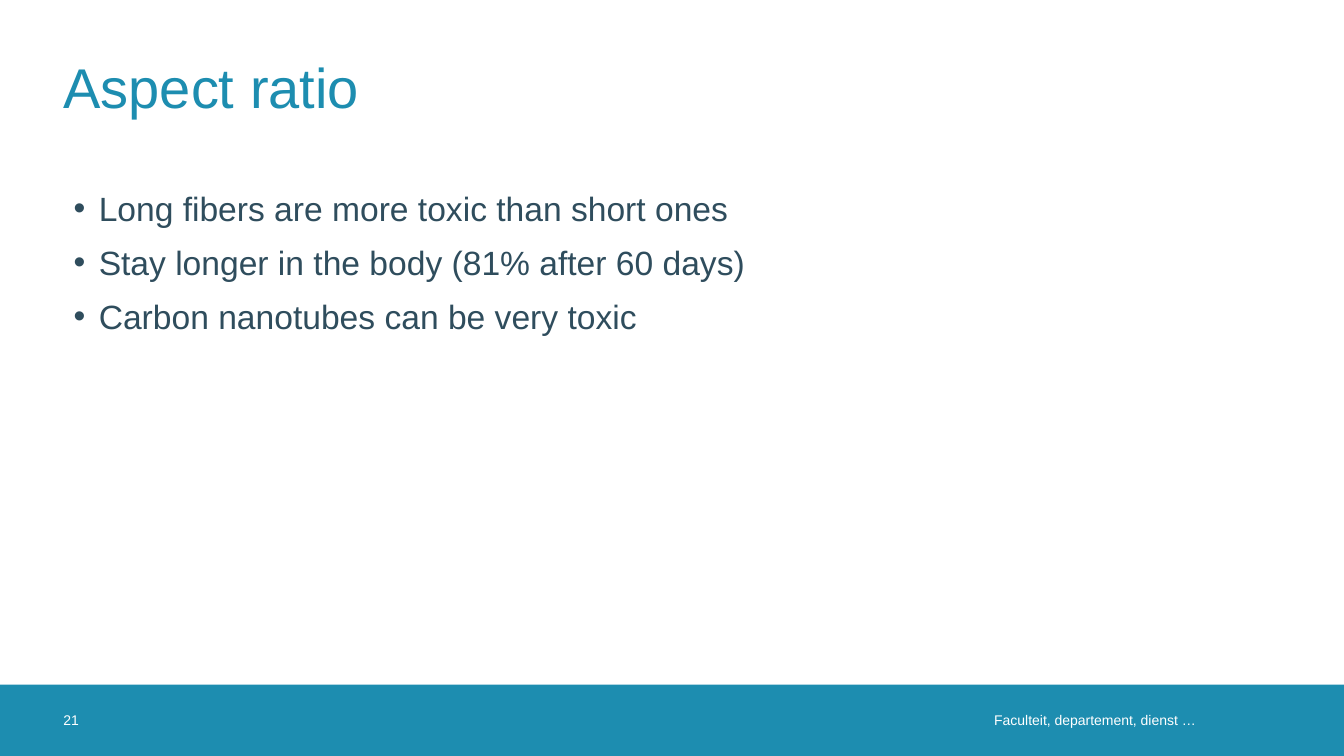
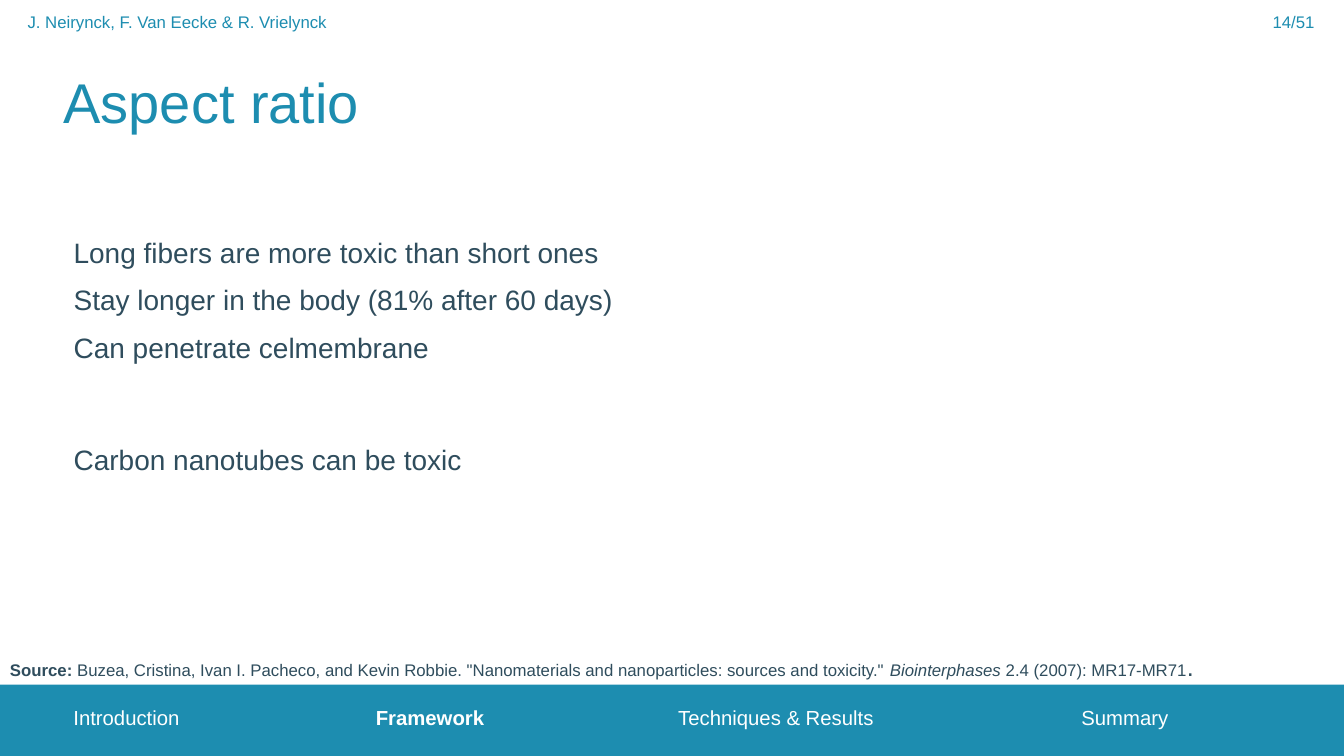
Before and after one commit to FrederikVanEecke/PresentationClusters, a slide deck: slide 14 of NanoparticleToxicity.pptx (slide 21 before the commit). Drawn at 1344x756 pixels with LibreOffice and Linux fonts; fonts in the diff are those of the drawing; background and template pictures are left out. Boxes give left, top, right and bottom in pixels: in the first picture for what was removed or moved away, otherwise in the second. Text is boxed around its words. In the diff, an @@ line names an element or a change of style, - is before the commit and + after.

```diff
--- a/NanoparticleToxicity.pptx
+++ b/NanoparticleToxicity.pptx
@@ text added at [28, 16, 326, 32], 12 pt, text #1D8DB0 @@
+J. Neirynck, F. Van Eecke & R. Vrielynck
@@ page number added at [1273, 16, 1315, 28], 12 pt, text #1D8DB0 @@
+14/51
@@ title "Aspect ratio": place and size @@
-title "Aspect ratio" at [63, 67, 359, 118]
+title "Aspect ratio" at [64, 82, 359, 132]
@@ text at [74, 242, 613, 315]: size 24 to 20 pt in "Long fibers are more toxic than short ...", "Stay longer in the body (81% after ..."; bullet • to none @@
@@ text at [74, 337, 462, 471]: text changed; size 24 to 20 pt @@
-• Carbon nanotubes can be very toxic
+Can penetrate celmembrane
+Carbon nanotubes can be toxic
@@ text added at [10, 664, 1186, 680], 12 pt, text #2F4D5D @@
+Source: Buzea, Cristina, Ivan I. Pacheco, and Kevin Robbie. "Nanomaterials and nanoparticles: sources and toxicity." Biointerphases 2.4 (2007): MR17-MR71.
@@ page number removed at [63, 715, 79, 725] @@
-21
@@ text added at [73, 710, 1168, 730], 14.5 pt, text #FFFFFF @@
+Introduction Framework Techniques & Results Summary
@@ text removed at [994, 715, 1178, 728] @@
-Faculteit, departement, dienst …
```
Also in this commit, not shown: 21 other slides changed, 28 slides added, 2 slides removed.
